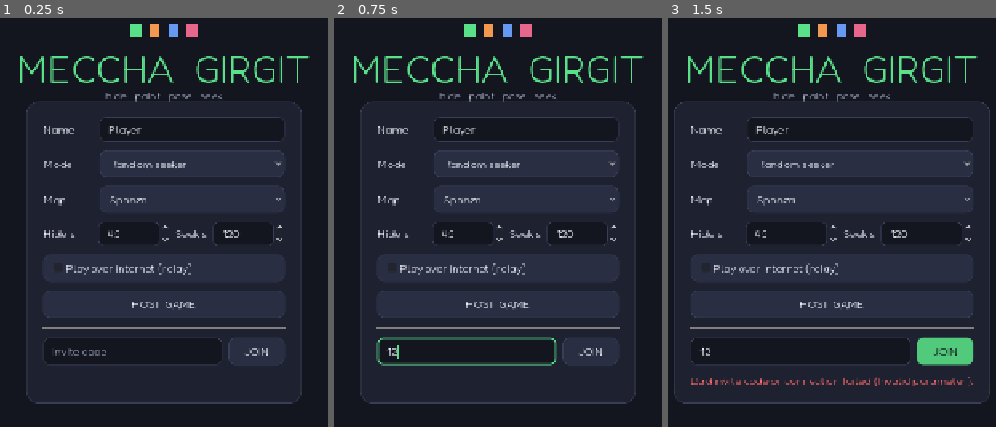
Above: before the commit, frames 1-3 (left to right).
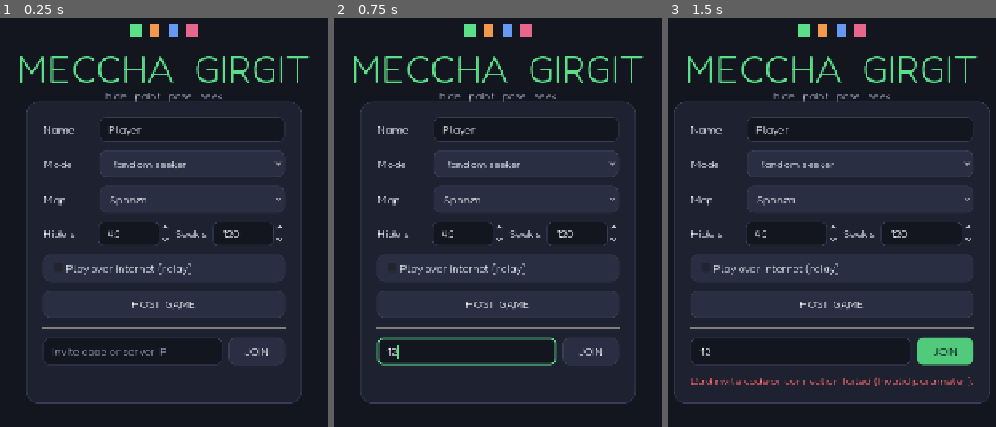
Above: after the commit, the same moments.

Repository: Occupying-Mars/meccha-girgit
Game: Godot game, scene res://scenes/ui/main_menu.tscn
Two runs of this game, one before a commit and one after it. Both use one fixed random seed, a clock stepped at 60 frames per second and the inputs below.
Inputs (mouse positions are in pixels of both pictures, inside the frame that each line leads up to):
- Up to frame 1 (0.25 s): no input
- Up to frame 2 (0.75 s): click (465, 349) at 0.52 s; type "12" at 0.6 s
- Up to frame 3 (1.5 s): click "JOIN" at 1.25 s

The runs differ from the first frame. In frame 1, 0.1% of the frame differs, in the area x 33-51%, y 80-83%; in frame 2, nothing differs; in frame 3, nothing differs.

Commit message:
feat(net): dedicated VPS server mode — fixes symmetric-NAT players
Symmetric NAT (proven on the host Mac via STUN: same local port -> a different
public port per destination) breaks NAT-punch AND noray's relay — you reach the
relay but get nothing back. The fix: run the game server on a public-IP VPS so
everyone connects OUTBOUND, which works through any NAT.

- net_session: host_dedicated() (server with NO player of its own); join_game now
  also accepts a raw server IP (VPS public IP), not just an invite code; an
  "admin" (first client to join) controls the lobby; request_start()/_server_start
  RPC so the admin client can start a match on the server; is_admin(); admin synced
  to clients.
- net_game: --dedicated entry (--map/--mode/--prep/--seek); reuses session mode,
  spawns only the connected clients (never itself).
- lobby: admin-driven controls (works for both the LAN host and the dedicated
  admin); hides invite/seeker-pick on a dedicated server.
- menu: JOIN field accepts "invite code or server IP".
- tools/run_server.sh + docs/DEDICATED_SERVER.md: one command to run the server
  on a VPS + full setup/play instructions.

Verified: dedicated server + 2 clients -> first client is admin, starts, roles
assigned among clients, both spawn; LAN host/join unchanged (no regression).

Co-Authored-By: Claude Opus 4.8 (1M context) <noreply@anthropic.com>

Diff:
--- a/scenes/ui/main_menu.tscn
+++ b/scenes/ui/main_menu.tscn
@@ -216,7 +216,7 @@
 [node name="Code" type="LineEdit" parent="Center/Card/Margin/VBox/JoinRow"]
 layout_mode = 2
 size_flags_horizontal = 3
-placeholder_text = "invite code"
+placeholder_text = "invite code or server IP"
 
 [node name="JoinBtn" type="Button" parent="Center/Card/Margin/VBox/JoinRow"]
 custom_minimum_size = Vector2(90, 0)
--- a/scripts/dev/recorder.gd
+++ b/scripts/dev/recorder.gd
@@ -152,6 +152,9 @@
 		"net_pause":
 			# (net hider client.) Open the Esc pause menu.
 			_net_pause()
+		"dedi_join":
+			# Join a dedicated server at 127.0.0.1; first joiner (admin) starts.
+			_dedi_join()
 		_:
 			push_warning("[recorder] unknown test name: " + test_name)
 
@@ -230,6 +233,25 @@
 	await get_tree().physics_frame
 	seeker._fire()
 	print("[recorder] net_shoot: seeker fired at hider ", hider.name)
+
+
+func _dedi_join() -> void:
+	await get_tree().create_timer(0.4).timeout
+	var err: int = await NetSession.join_game("Guest%d" % (randi() % 9000 + 1000), "127.0.0.1")
+	print("[recorder] dedi_join err=%s" % error_string(err))
+	if err != OK:
+		return
+	get_tree().change_scene_to_file(NetSession.GAME_SCENE)
+	await get_tree().create_timer(4.0).timeout
+	print("[recorder] is_admin=%s admin_id=%d players=%s" % [NetSession.is_admin(), NetSession.admin_id, str(NetSession.players)])
+	if NetSession.is_admin():
+		print("[recorder] I'm the admin -> request_start")
+		NetSession.request_start()
+	await get_tree().create_timer(3.0).timeout
+	var players := get_tree().current_scene.get_node_or_null("Players")
+	if players != null:
+		for p in players.get_children():
+			print("[recorder] spawned %s role=%d mine=%s" % [p.name, p.role, str(p.is_multiplayer_authority())])
 
 
 func _net_pause() -> void:
--- a/scripts/net/net_game.gd
+++ b/scripts/net/net_game.gd
@@ -60,11 +60,44 @@
 	# Custom spawn function runs on every peer with the same data, so initial
 	# position + role are set deterministically (no spawn-vs-sync race).
 	_spawner.spawn_function = _spawn_player
-	if NetSession.active:
+	if "--dedicated" in OS.get_cmdline_user_args():
+		_start_dedicated_server()
+	elif NetSession.active:
 		_start_session_mode()
 	else:
 		_build_map.call_deferred("arena")  # CLI/recorder tests run on the procedural arena
 		_start_cli_mode()
+
+
+func _start_dedicated_server() -> void:
+	# VPS entry: a server with no player of its own; clients connect outbound by
+	# the VPS public IP (works through any NAT). Configured via CLI args:
+	#   --dedicated [--map=backrooms] [--mode=random|decided] [--prep=N] [--seek=N]
+	var map_id := "backrooms"  # default needs no downloaded assets
+	var gmode := NetSession.Mode.RANDOM
+	var prep := 45.0
+	var seek := 120.0
+	for raw in OS.get_cmdline_user_args():
+		var a := String(raw)
+		if a.begins_with("--map="):
+			map_id = a.substr("--map=".length())
+		elif a.begins_with("--mode="):
+			gmode = NetSession.Mode.DECIDED if a.substr("--mode=".length()) == "decided" else NetSession.Mode.RANDOM
+		elif a.begins_with("--prep="):
+			prep = float(a.substr("--prep=".length()))
+		elif a.begins_with("--seek="):
+			seek = float(a.substr("--seek=".length()))
+	NetSession.selected_map = map_id
+	NetSession.prep_seconds = prep
+	NetSession.seek_seconds = seek
+	var err := NetSession.host_dedicated(gmode)
+	if err != OK:
+		push_error("[net] dedicated server failed to start: %s" % error_string(err))
+		get_tree().quit(1)
+		return
+	print("[net] DEDICATED server listening on :%d  map=%s mode=%s prep=%.0f seek=%.0f" %
+		[NetSession.PORT, map_id, "decided" if gmode == NetSession.Mode.DECIDED else "random", prep, seek])
+	_start_session_mode()
 
 
 func _build_map(map_id: String) -> void:
--- a/scripts/net/net_session.gd
+++ b/scripts/net/net_session.gd
@@ -27,6 +27,11 @@
 
 var active: bool = false
 var is_host: bool = false
+## Dedicated server: the server runs on a VPS with NO player of its own, and
+## everyone connects OUTBOUND to its public IP (works through any NAT, incl.
+## symmetric). One connected client is the "admin" who starts the match.
+var dedicated: bool = false
+var admin_id: int = 1   # who controls the lobby (host=1 on LAN; first client when dedicated)
 var username: String = "Player"
 var mode: int = Mode.RANDOM
 var decided_seeker_id: int = 1
@@ -118,7 +123,11 @@
 	online = want_online
 	if want_online:
 		return await _join_online(code.strip_edges())
+	# Accept a LAN invite code OR a raw server address (VPS public IP) so people
+	# can connect outbound to a dedicated server.
 	var info := parse_invite(code)
+	if info.is_empty():
+		info = _parse_address(code)
 	if info.is_empty():
 		return ERR_INVALID_PARAMETER
 	var peer := ENetMultiplayerPeer.new()
@@ -129,6 +138,33 @@
 	active = true
 	_connect_once(multiplayer.connected_to_server, _on_connected_to_server)
 	_connect_once(multiplayer.server_disconnected, _reset)
+	return OK
+
+
+## Raw "host" or "host:port" (a VPS IP) -> {ip, port}. {} if it's not an address.
+func _parse_address(s: String) -> Dictionary:
+	var t := s.strip_edges()
+	if t == "" or not t.contains("."):
+		return {}
+	var hp := t.split(":")
+	return {"ip": hp[0], "port": int(hp[1]) if hp.size() > 1 else PORT}
+
+
+## --- Dedicated server (runs on a VPS; no local player) ----------------------
+
+func host_dedicated(game_mode: int) -> int:
+	is_host = true
+	dedicated = true
+	mode = game_mode
+	var peer := ENetMultiplayerPeer.new()
+	var err := peer.create_server(PORT, MAX_PLAYERS)
+	if err != OK:
+		return err
+	multiplayer.multiplayer_peer = peer
+	active = true
+	players = {}        # the server is NOT a player
+	admin_id = 0        # assigned to the first client that joins
+	_connect_once(multiplayer.peer_disconnected, _on_peer_disconnected)
 	return OK
 
 
@@ -337,6 +373,9 @@
 func _on_peer_disconnected(id: int) -> void:
 	if multiplayer.is_server():
 		players.erase(id)
+		# If the dedicated-server admin left, hand control to another player.
+		if dedicated and id == admin_id:
+			admin_id = int(players.keys()[0]) if not players.is_empty() else 0
 		_broadcast_players()
 
 
@@ -344,11 +383,15 @@
 func _register_player(uname: String) -> void:
 	if not multiplayer.is_server():
 		return
-	players[multiplayer.get_remote_sender_id()] = _clean_name(uname)
-	_netlog("host: peer %d JOINED as '%s' ✓" % [multiplayer.get_remote_sender_id(), _clean_name(uname)])
+	var id := multiplayer.get_remote_sender_id()
+	players[id] = _clean_name(uname)
+	# First client on a dedicated server becomes the admin (can start the match).
+	if dedicated and (admin_id == 0 or not players.has(admin_id)):
+		admin_id = id
+	_netlog("host: peer %d JOINED as '%s' ✓" % [id, _clean_name(uname)])
 	_broadcast_players()
 	# Tell the newcomer which map to build, so it's ready before the match starts.
-	_sync_map.rpc_id(multiplayer.get_remote_sender_id(), selected_map)
+	_sync_map.rpc_id(id, selected_map)
 
 
 @rpc("authority", "call_remote", "reliable")
@@ -360,6 +403,8 @@
 
 func _broadcast_players() -> void:
 	_sync_players.rpc(players)
+	if dedicated:
+		_sync_admin.rpc(admin_id)
 	players_changed.emit()  # host's own UI
 
 
@@ -368,6 +413,36 @@
 	if multiplayer.get_remote_sender_id() == 1:
 		players = p
 		players_changed.emit()
+
+
+@rpc("authority", "call_remote", "reliable")
+func _sync_admin(aid: int) -> void:
+	if multiplayer.get_remote_sender_id() == 1:
+		dedicated = true
+		admin_id = aid
+		players_changed.emit()
+
+
+## True if THIS peer controls the lobby (LAN host, or the dedicated-server admin).
+func is_admin() -> bool:
+	if not multiplayer.has_multiplayer_peer():
+		return false
+	return multiplayer.get_unique_id() == admin_id
+
+
+## Start the match — works whether we're the server (LAN host) or the admin
+## client of a dedicated server.
+func request_start() -> void:
+	if multiplayer.is_server():
+		start_game()
+	else:
+		_server_start.rpc_id(1)
+
+
+@rpc("any_peer", "call_remote", "reliable")
+func _server_start() -> void:
+	if multiplayer.is_server() and dedicated and multiplayer.get_remote_sender_id() == admin_id:
+		start_game()
 
 
 ## --- Start ------------------------------------------------------------------
@@ -429,6 +504,8 @@
 func _reset() -> void:
 	active = false
 	is_host = false
+	dedicated = false
+	admin_id = 1
 	players.clear()
 	multiplayer.multiplayer_peer = null
 
@@ -440,6 +517,8 @@
 	multiplayer.multiplayer_peer = null
 	active = false
 	is_host = false
+	dedicated = false
+	admin_id = 1
 	online = false
 	online_oid = ""
 	host_oid = ""
--- a/scripts/ui/lobby.gd
+++ b/scripts/ui/lobby.gd
@@ -22,18 +22,12 @@
 	NetSession.players_changed.connect(_refresh)
 	GameState.phase_changed.connect(_on_phase)
 
-	var host := NetSession.is_host
-	_start.visible = host
-	_waiting.visible = not host
-	_code.text = "Invite code:  %s" % NetSession.invite_code() if host else "Connected — waiting in lobby"
-	_copy_btn.visible = host  # only the host has a code to share
 	_mode.text = "Mode:  %s" % ("Random seeker" if NetSession.mode == NetSession.Mode.RANDOM else "Decided seeker")
-	_seeker_pick.visible = host and NetSession.mode == NetSession.Mode.DECIDED
-
-	if host:
-		_start.pressed.connect(func (): NetSession.start_game())
-		_seeker_pick.item_selected.connect(_on_seeker_pick)
-		_copy_btn.pressed.connect(_on_copy)
+	# Wire controls once; admin-vs-not visibility is set in _refresh, because on a
+	# dedicated server the admin is only known once the first client registers.
+	_start.pressed.connect(func (): NetSession.request_start())
+	_seeker_pick.item_selected.connect(_on_seeker_pick)
+	_copy_btn.pressed.connect(_on_copy)
 	_refresh()
 
 
@@ -55,6 +49,21 @@
 
 
 func _refresh() -> void:
+	# Who controls the lobby (LAN host, or the dedicated-server admin).
+	var admin := NetSession.is_admin()
+	_start.visible = admin
+	_waiting.visible = not admin
+	if NetSession.dedicated:
+		_code.text = "Dedicated server" + ("  —  you're the admin" if admin else "")
+		_copy_btn.visible = false
+	elif NetSession.is_host:
+		_code.text = "Invite code:  %s" % NetSession.invite_code()
+		_copy_btn.visible = true
+	else:
+		_code.text = "Connected — waiting in lobby"
+		_copy_btn.visible = false
+	_seeker_pick.visible = admin and NetSession.mode == NetSession.Mode.DECIDED and not NetSession.dedicated
+
 	for c in _list.get_children():
 		c.queue_free()
 	for id in NetSession.players:
Not shown, added: docs/DEDICATED_SERVER.md
Not shown, added: tools/run_server.sh
